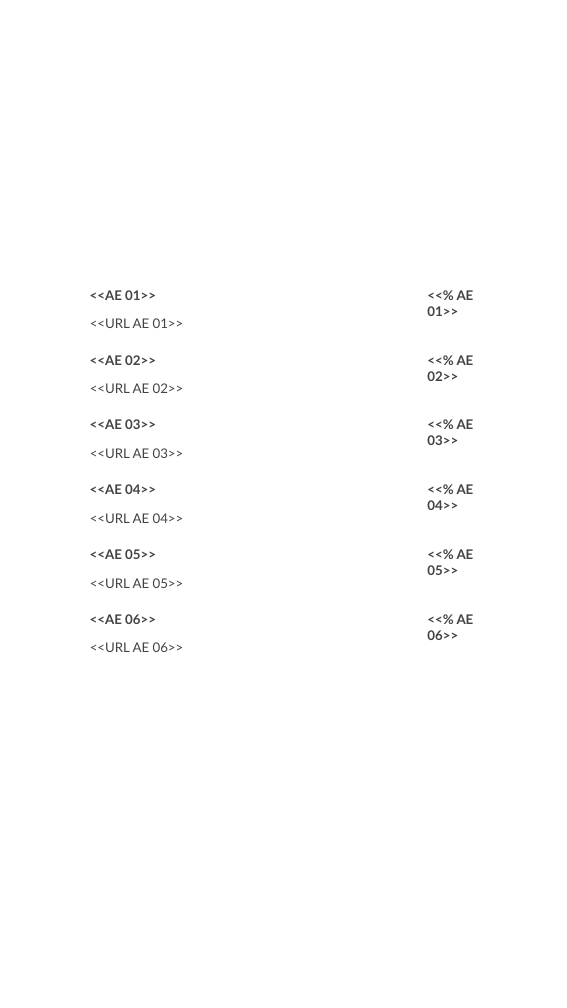
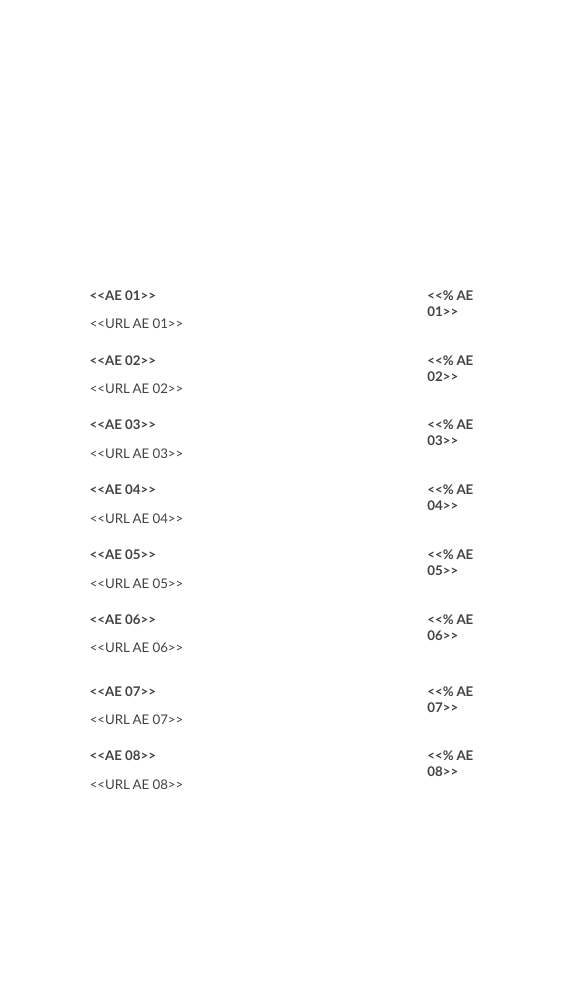
Before and after one commit to gero-educacion/reportgen, a slide deck: slide 4 of assets/Template_Autoconocimiento 2.0 (completo).pptx. Drawn at 567x1008 pixels with LibreOffice and Linux fonts; fonts in the diff are those of the drawing; background and template pictures are left out. Boxes give left, top, right and bottom in pixels: in the first picture for what was removed or moved away, otherwise in the second. Text is boxed around its words. In the diff, an @@ line names an element or a change of style, - is before the commit and + after.

```diff
--- a/assets/Template_Autoconocimiento 2.0 (completo).pptx
+++ b/assets/Template_Autoconocimiento 2.0 (completo).pptx
@@ text added at (90, 686, 156, 696), 19 pt, text #434343, bold @@
+<<AE 07>>
@@ text added at (427, 686, 474, 712), 19 pt, text #434343, bold @@
+<<% AE 07>>
@@ text added at (90, 714, 184, 724), 19 pt, text #434343 @@
+<<URL AE 07>>
@@ text added at (90, 779, 184, 789), 19 pt, text #434343 @@
+<<URL AE 08>>
@@ text added at (90, 750, 156, 760), 19 pt, text #434343, bold @@
+<<AE 08>>
@@ text added at (427, 750, 474, 776), 19 pt, text #434343, bold @@
+<<% AE 08>>
```
Also in this commit, not shown: 2 other slides changed, 8 other files.
